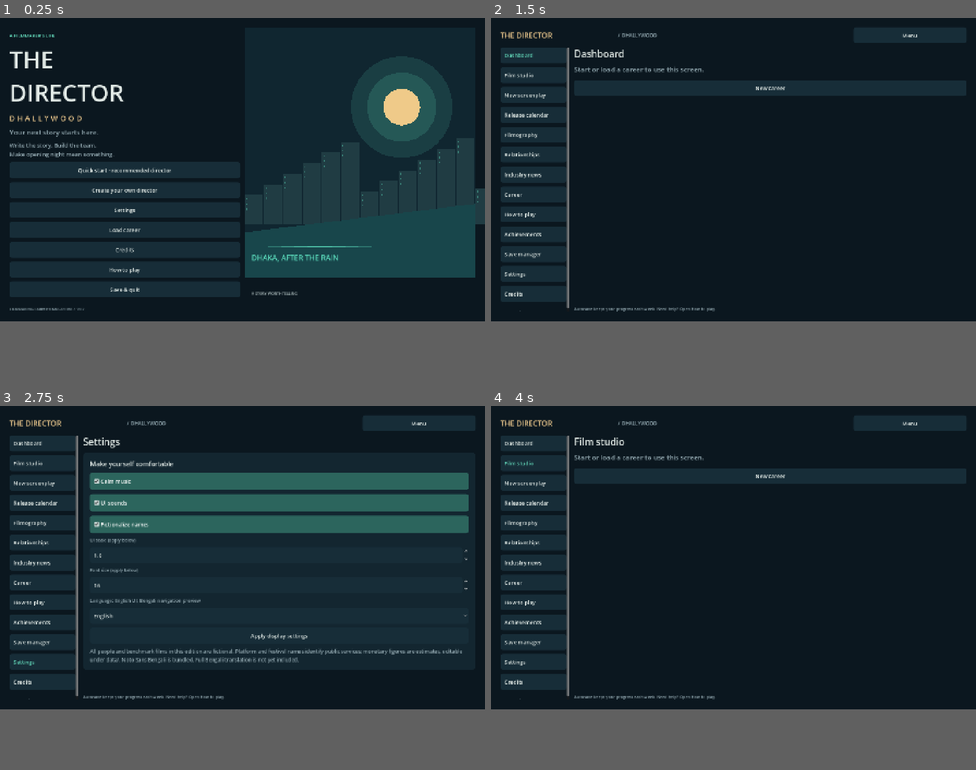
Above: before the commit, frames 1-4 (two rows, left to right).
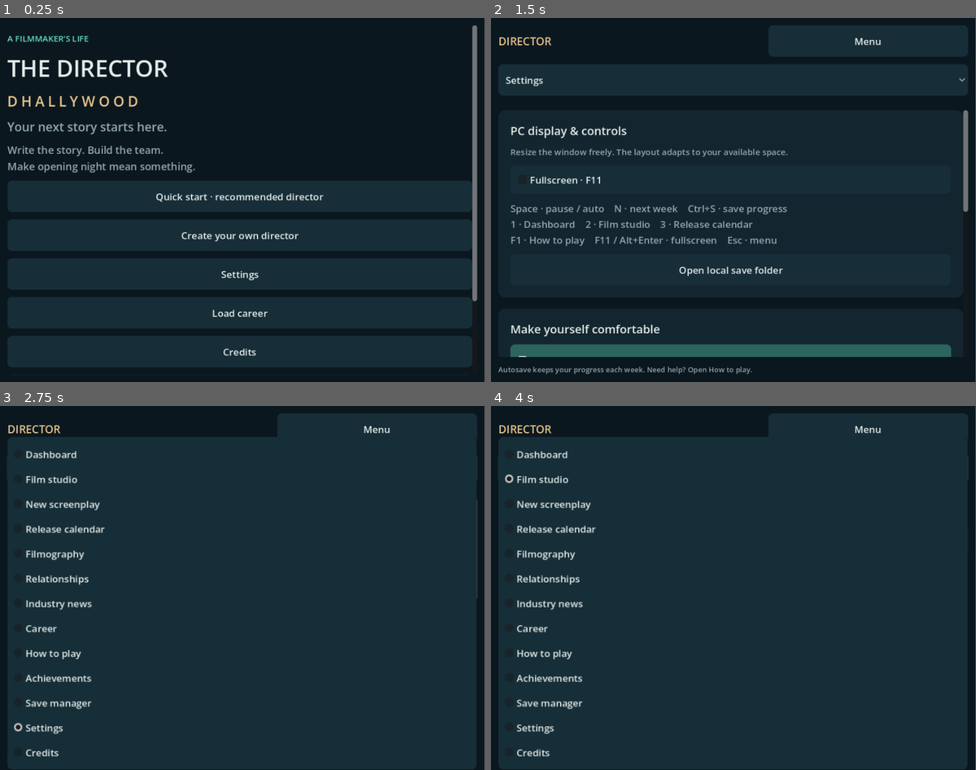
Above: after the commit, the same moments.

Repository: Samir-cpp/films342
Game: Godot game, scene res://scenes/main.tscn
Same seed, same stepped clock (60 frames per second), same inputs: the game is played once before the commit and once after it.
Inputs (mouse positions are in pixels of both pictures, inside the frame that each line leads up to):
- Up to frame 1 (0.25 s): no input
- Up to frame 2 (1.5 s): click "Settings" at 0.5 s; click (534, 54) at 1.25 s, where only the run before the commit has a clickable "Dashboard"
- Up to frame 3 (2.75 s): click "Settings" at 2 s
- Up to frame 4 (4 s): click (534, 464) at 2.75 s, where only the run before the commit has a clickable "Film studio"; click "Film studio" at 3.5 s
In our replay, the window is 800x500 before the commit and 799x600 after it. These sizes can differ from the game's own. Grey fills any space a smaller window leaves; there, only what the larger window draws over its background counts as a difference.

The runs differ from the first frame. In frame 1, 39% of the frame differs, in the area x 0-100%, y 2-100%; in frame 2, 29%; in frame 3, 33%; in frame 4, 65%.

Commit message:
Improve PC window layout, fullscreen and keyboard controls; publish v0.3 desktop builds

Diff:
--- a/downloads/BUILD_INFO.json
+++ b/downloads/BUILD_INFO.json
@@ -1,8 +1,11 @@
 {
-  "version": "0.2.0",
+  "version": "0.3.0",
   "godot": "4.6.3",
-  "tests": 46,
-  "assertions": 2934,
+  "tests": 48,
+  "assertions": 2958,
   "android": "debug-signed APK; physical devices untested",
-  "ios": "unsigned Xcode project; requires Mac/Xcode and owner signing; not an IPA"
+  "ios": "unsigned Xcode project; requires Mac/Xcode and owner signing; not an IPA",
+  "desktop_version": "0.3.0",
+  "mobile_version": "0.2.0",
+  "linux_validation": "Two-film career integration and native resize/fullscreen/draft checks passed"
 }
--- a/project.godot
+++ b/project.godot
@@ -5,7 +5,7 @@
 run/main_scene="res://scenes/main.tscn"
 config/features=PackedStringArray("4.6", "GL Compatibility")
 config/icon="res://assets/icon.svg"
-config/version="0.2.0"
+config/version="0.3.0"
 [autoload]
 EventBus="*res://scripts/autoload/event_bus.gd"
 DataManager="*res://scripts/autoload/data_manager.gd"
--- a/scripts/ui/main.gd
+++ b/scripts/ui/main.gd
@@ -26,7 +26,12 @@
 func mobile_device() -> bool:
  return OS.has_feature("mobile") or "--mobile-ui" in OS.get_cmdline_user_args()
 func configure_mobile_viewport() -> void:
- if not mobile_device():return
+ if not mobile_device():
+  if DisplayServer.get_name()=="headless":return
+  var desktop := get_window()
+  var logical := Vector2i(maxi(800,desktop.size.x),maxi(600,desktop.size.y))
+  if desktop.content_scale_size!=logical:desktop.content_scale_size=logical
+  return
  var window := get_window()
  var physical: Vector2i = window.size
  var density: float = maxf(1.0,DisplayServer.screen_get_dpi()/160.0)
@@ -101,6 +106,9 @@
 
 func _ready() -> void:
  configure_mobile_viewport()
+ if not mobile_device() and DisplayServer.get_name()!="headless":
+  get_window().min_size=Vector2i(960,640)
+  apply_window_mode(bool(GameState.settings.get("fullscreen",false)))
  build_theme()
  get_viewport().size_changed.connect(viewport_changed)
  get_tree().auto_accept_quit=false
@@ -112,6 +120,8 @@
   call_deferred("verify_export")
  if "--smoke-ui" in OS.get_cmdline_user_args():
   call_deferred("smoke_ui")
+ if "--verify-pc-ui" in OS.get_cmdline_user_args():
+  call_deferred("verify_pc_ui")
  if "--capture-ui" in OS.get_cmdline_user_args():
   call_deferred("capture_ui")
 func build_theme() -> void:
@@ -225,6 +235,8 @@
   nav.size_flags_vertical=Control.SIZE_EXPAND_FILL
   nav_scroll.add_child(nav)
   for destination in DESTINATIONS:
+   if destination in ["Dashboard","Release calendar","How to play"]:
+    label(nav,{"Dashboard":"PRODUCTION","Release calendar":"YOUR CAREER","How to play":"TOOLS & HELP"}[destination],11,MUTED)
    var b := button(nav,destination,func(): go(destination))
    b.alignment=HORIZONTAL_ALIGNMENT_LEFT
    if destination==page:b.add_theme_color_override("font_color",MINT)
@@ -239,6 +251,7 @@
  if not portrait:spacer(heading)
  if not GameState.state.is_empty() and not GameState.state.retired:
   var time_controls := hbox(heading)
+  if not portrait:time_controls.custom_minimum_size.x=350
   button(time_controls,"Pause" if not Clock.paused else "Auto",func(): Clock.paused=not Clock.paused; schedule_render(),"Automatic weeks pause whenever a production decision is needed.")
   var speed := option(time_controls,["1×","2×","4×"],[1,2,4].find(Clock.speed))
   speed.custom_minimum_size.x=70
@@ -499,6 +512,7 @@
   label(focus,DataManager.config("content").stage_labels[int(s.active.stage)],17,MINT)
   meter(focus,"Stage progress",s.active.progress,maxf(1,s.active.stage_total))
   label(focus,DataManager.config("content").tips[int(s.active.stage)],15,MUTED)
+  production_timeline(focus,int(s.active.stage))
   button(focus,"Open film studio  →",func(): go("Film studio"))
  var life := card(row,s.director.name,"%s · Age %d"%[s.director.district,s.director.age])
  var avatar := Art.new()
@@ -815,7 +829,38 @@
   button(row,"Load",func():
    if SaveManager.load_slot(slot): go("Dashboard")
   ).disabled=SaveManager.read_slot(slot).is_empty()
+func apply_window_mode(fullscreen: bool) -> void:
+ if mobile_device() or DisplayServer.get_name()=="headless":return
+ get_window().mode=Window.MODE_FULLSCREEN if fullscreen else Window.MODE_WINDOWED
+func toggle_fullscreen() -> void:
+ var enabled: bool = not bool(GameState.settings.get("fullscreen",false))
+ GameState.settings["fullscreen"]=enabled
+ SaveManager.save_settings()
+ apply_window_mode(enabled)
+func production_timeline(parent: Node, stage: int) -> void:
+ var grid := GridContainer.new()
+ grid.columns=2
+ grid.size_flags_horizontal=Control.SIZE_EXPAND_FILL
+ parent.add_child(grid)
+ var stages: Array = DataManager.config("content").stage_labels
+ for i in range(stages.size()):
+  var text: String = ("✓ " if i<stage else ("→ " if i==stage else "· "))+str(stages[i])
+  var item := label(grid,text,12,MINT if i==stage else MUTED)
+  item.tooltip_text="Completed" if i<stage else ("Current stage" if i==stage else "Upcoming")
 func settings_screen() -> void:
+ if not mobile_device():
+  var desktop := card(body,"PC display & controls","Resize the window freely. The layout adapts to your available space.")
+  var fullscreen := CheckBox.new()
+  fullscreen.text="Fullscreen · F11"
+  fullscreen.button_pressed=bool(GameState.settings.get("fullscreen",false))
+  desktop.add_child(fullscreen)
+  fullscreen.toggled.connect(func(enabled: bool):
+   GameState.settings["fullscreen"]=enabled
+   SaveManager.save_settings()
+   apply_window_mode(enabled)
+  )
+  label(desktop,"Space · pause / auto    N · next week    Ctrl+S · save progress\n1 · Dashboard    2 · Film studio    3 · Release calendar\nF1 · How to play    F11 / Alt+Enter · fullscreen    Esc · menu",16,MUTED)
+  button(desktop,"Open local save folder",func(): OS.shell_open(ProjectSettings.globalize_path("user://")))
  var panel := card(body,"Make yourself comfortable")
  for setting in [["music","Calm music"],["sound","UI sounds"],["fictionalize","Fictionalize names"]]:
   var check := CheckBox.new()
@@ -867,9 +912,22 @@
 func _unhandled_key_input(event: InputEvent) -> void:
  if not event is InputEventKey or not event.pressed or event.echo:
   return
+ if event.keycode==KEY_F11 or (event.keycode==KEY_ENTER and event.alt_pressed):
+  toggle_fullscreen()
+  get_viewport().set_input_as_handled()
+  return
+ for child in get_children():
+  if child is Window and child.visible:return
  if get_viewport().gui_get_focus_owner() is LineEdit or get_viewport().gui_get_focus_owner() is TextEdit:
   return
- if event.keycode==KEY_SPACE and not GameState.state.is_empty():
+ if event.ctrl_pressed and event.keycode==KEY_S:
+  var error := SaveManager.save_slot(0)
+  receive_notice("Progress saved to autosave." if error==OK else "Save failed. Open Save manager to try again.")
+ elif event.keycode==KEY_F1:
+  go("How to play")
+ elif event.keycode in [KEY_1,KEY_2,KEY_3] and not event.ctrl_pressed and not event.alt_pressed:
+  go({KEY_1:"Dashboard",KEY_2:"Film studio",KEY_3:"Release calendar"}[event.keycode])
+ elif event.keycode==KEY_SPACE and not GameState.state.is_empty():
   Clock.paused=not Clock.paused
   schedule_render()
  elif event.keycode==KEY_N and not GameState.state.is_empty():
@@ -1000,3 +1058,33 @@
 func filter_people(list: VBoxContainer, query: String) -> void:
  for row in list.get_children():
   row.visible=query.strip_edges().to_lower() in str(row.get_meta("search",""))
+
+func verify_pc_ui() -> void:
+ GameState.new_career({"name":"Desktop Test","age":26,"district":"Dhaka","background":0,"traits":["trait_1","trait_5"]},342)
+ var valid := true
+ for dimensions in [Vector2i(960,640),Vector2i(1280,720),Vector2i(1920,1080)]:
+  get_window().size=dimensions
+  await get_tree().create_timer(.3).timeout
+  go("Dashboard")
+  await get_tree().create_timer(.3).timeout
+  valid=valid and get_window().content_scale_size==dimensions
+  valid=valid and compact==(dimensions.x<1100)
+  var controls: Array[Node] = [self]
+  while not controls.is_empty():
+   var node: Node = controls.pop_back()
+   if node is Button and node.is_visible_in_tree() and node.text.begins_with("Next week"):
+    valid=valid and node.size.x>=100 and node.size.y<80
+   controls.append_array(node.get_children())
+ go("New screenplay")
+ fields.title.text="Resizing keeps this draft"
+ get_window().size=Vector2i(1280,800)
+ await get_tree().create_timer(.3).timeout
+ valid=valid and fields.title.text=="Resizing keeps this draft"
+ apply_window_mode(true)
+ await get_tree().create_timer(.3).timeout
+ valid=valid and get_window().mode==Window.MODE_FULLSCREEN
+ apply_window_mode(false)
+ await get_tree().create_timer(.3).timeout
+ valid=valid and get_window().mode==Window.MODE_WINDOWED
+ print("PC_UI_VERIFICATION_OK" if valid else "PC_UI_VERIFICATION_FAILED")
+ get_tree().quit(0 if valid else 1)
--- /dev/null
+++ b/tests/test_pc_controls.gd
@@ -0,0 +1,37 @@
+extends GutTest
+func before_each() -> void:
+ GameState.new_career({"name":"PC Director","age":26,"district":"Dhaka","background":0,"traits":["trait_1","trait_5"]},342)
+ Clock.paused=true
+func key(code: int, control: bool = false) -> InputEventKey:
+ var event := InputEventKey.new()
+ event.keycode=code
+ event.pressed=true
+ event.ctrl_pressed=control
+ return event
+func test_desktop_shortcuts_navigate_and_save() -> void:
+ var scene = load("res://scenes/main.tscn").instantiate()
+ add_child_autofree(scene)
+ scene._unhandled_key_input(key(KEY_2))
+ assert_eq(scene.page,"Film studio")
+ scene._unhandled_key_input(key(KEY_3))
+ assert_eq(scene.page,"Release calendar")
+ scene._unhandled_key_input(key(KEY_F1))
+ assert_eq(scene.page,"How to play")
+ scene._unhandled_key_input(key(KEY_S,true))
+ assert_eq(SaveManager.read_slot(0).state.director.name,"PC Director")
+func test_typing_and_dialogs_block_gameplay_shortcuts() -> void:
+ var scene = load("res://scenes/main.tscn").instantiate()
+ add_child_autofree(scene)
+ scene.go("New screenplay")
+ scene.fields.title.grab_focus()
+ var week: int = GameState.state.week
+ scene._unhandled_key_input(key(KEY_N))
+ scene._unhandled_key_input(key(KEY_1))
+ assert_eq(GameState.state.week,week)
+ assert_eq(scene.page,"New screenplay")
+ scene.fields.title.release_focus()
+ scene.quick_start()
+ scene._unhandled_key_input(key(KEY_N))
+ scene._unhandled_key_input(key(KEY_2))
+ assert_eq(GameState.state.week,week)
+ assert_eq(scene.page,"New screenplay")
Not shown, changed: downloads/SHA256SUMS.txt
Not shown, changed: export_presets.cfg
Not shown, added: tests/test_pc_controls.gd.uid
Not shown, changed: CHANGELOG.md
Not shown, changed: README.md
Not shown, changed: docs/VALIDATION.md
Not shown, changed: downloads/TheDirector-Linux.zip
Not shown, changed: downloads/TheDirector-Source.zip
Not shown, changed: downloads/TheDirector-Windows.zip
Not shown, changed: downloads/TheDirector-macOS.zip
